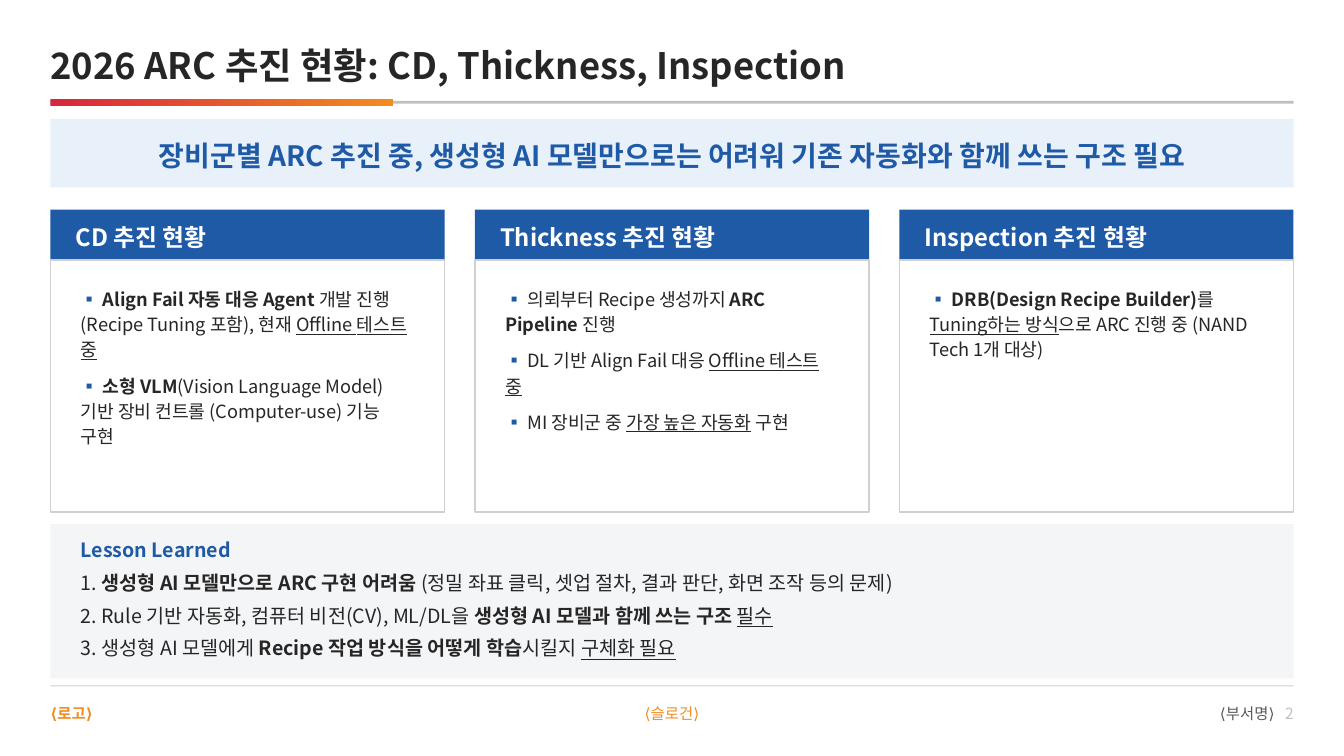
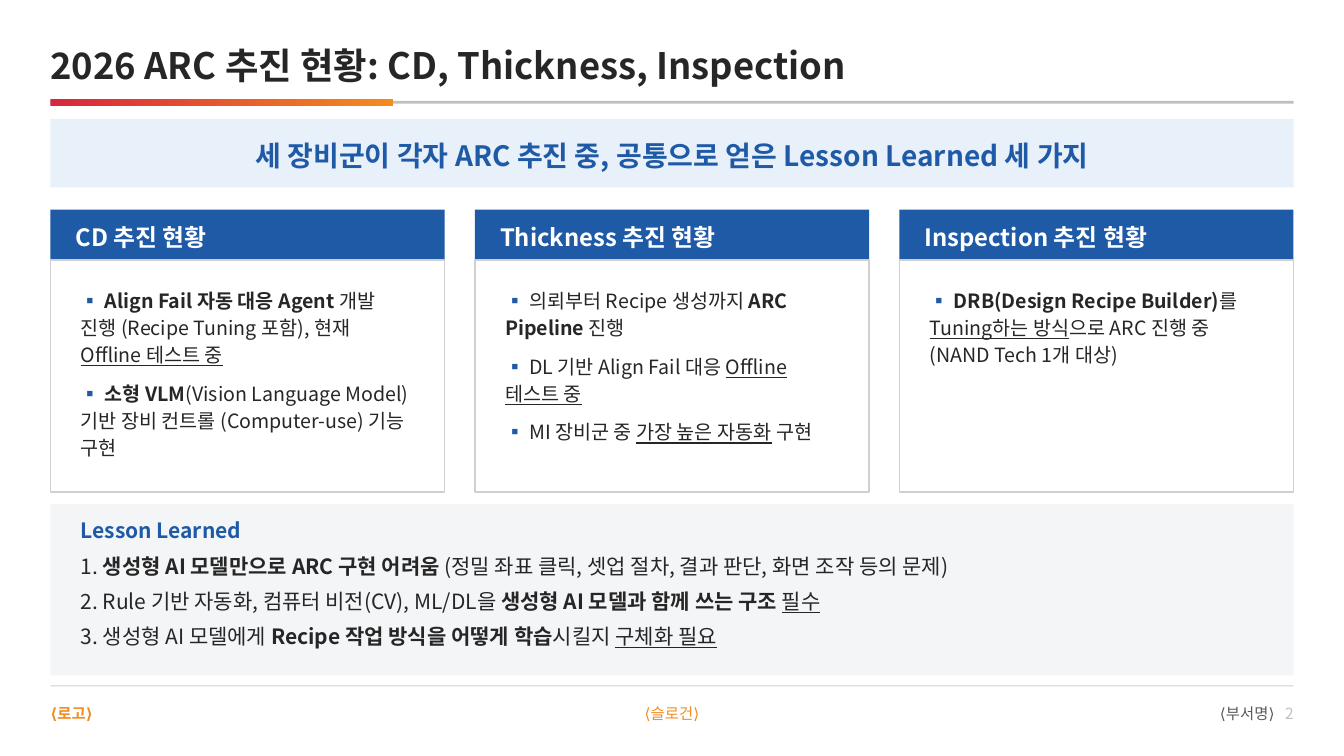
Before and after one commit to DarrenKoi/pm_notes, a slide deck: slide 2 of my-task/arc-tf/deliverables/arc-tf-team-full.pptx. Drawn at 1344x756 pixels with LibreOffice and Linux fonts; fonts in the diff are those of the drawing. Boxes give left, top, right and bottom in pixels: in the first picture for what was removed or moved away, otherwise in the second. Text is boxed around its words. In the diff, an @@ line names an element or a change of style, - is before the commit and + after.

```diff
--- a/my-task/arc-tf/deliverables/arc-tf-team-full.pptx
+++ b/my-task/arc-tf/deliverables/arc-tf-team-full.pptx
@@ text at <box>255,142,1089,172</box>: text changed @@
-장비군별 ARC 추진 중, 생성형 AI 모델만으로는 어려워 기존 자동화와 함께 쓰는 구조 필요
+세 장비군이 각자 ARC 추진 중, 공통으로 얻은 Lesson Learned 세 가지
@@ rectangle: place and size @@
-rectangle at <box>50,260,445,512</box>
+rectangle at <box>50,260,445,492</box>
@@ rectangle: place and size @@
-rectangle at <box>475,260,869,512</box>
+rectangle at <box>475,260,869,492</box>
@@ rectangle: place and size @@
-rectangle at <box>899,260,1294,512</box>
+rectangle at <box>899,260,1294,492</box>
@@ size 13 to 14 pt in 3 elements at <box>81,291,409,457</box>, <box>505,291,812,444</box>, <box>930,292,1237,366</box> @@
@@ rectangle: place and size @@
-rectangle at <box>50,524,1294,679</box>
+rectangle at <box>50,504,1294,676</box>
@@ text "Lesson Learned": place and size @@
-text "Lesson Learned" at <box>81,541,893,660</box>
+text "Lesson Learned" at <box>81,521,948,649</box>
@@ text "Lesson Learned" at <box>81,521,948,649</box>: size 14 to 15 pt @@
```
Also in this commit, not shown: 14 other slides changed, 1 slide removed, 9 other files.
